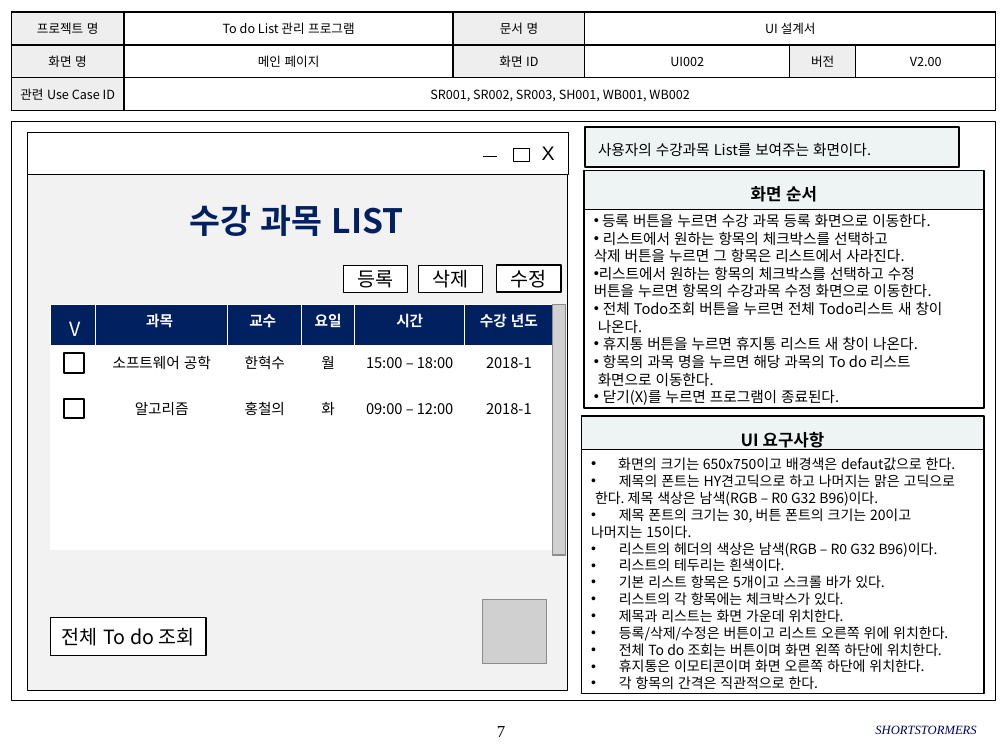
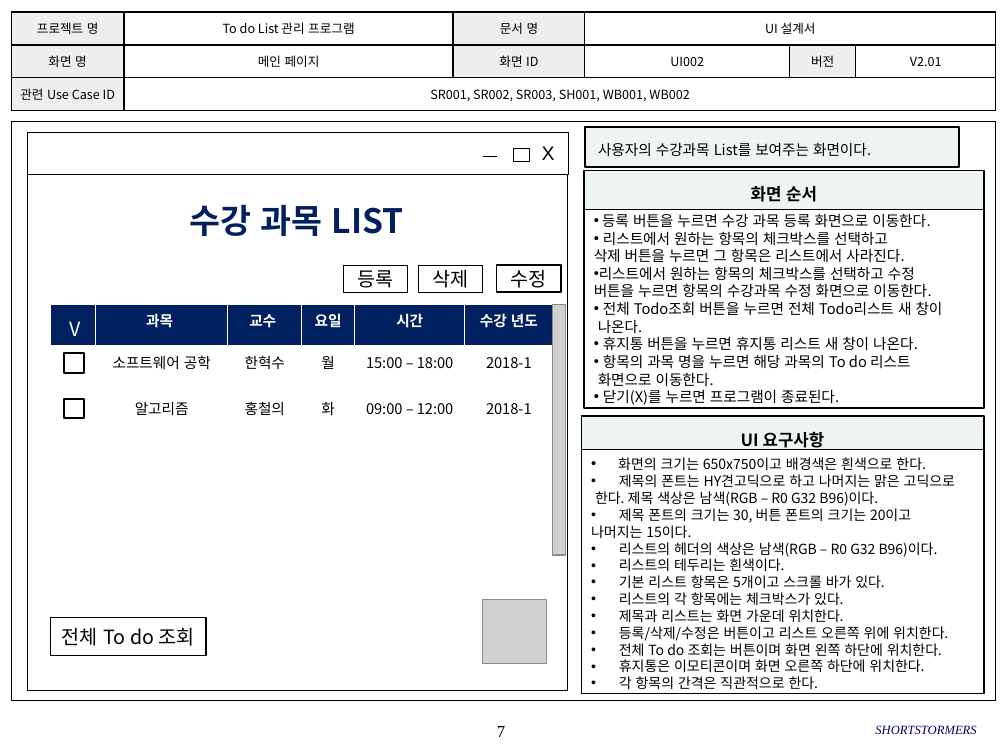
Before and after one commit to SMU-SE-Admin/18-1_7_SHORTSTORMERS_Doc, a slide deck: slide 7 of 03 설계/UI 설계서_7_SHORTSTORMERS.pptx. Drawn at 1008x756 pixels with LibreOffice and Linux fonts; fonts in the diff are those of the drawing; grey boxes stand for pictures; background and template pictures are left out. Boxes give left, top, right and bottom in pixels: in the first picture for what was removed or moved away, otherwise in the second. Text is boxed around its words. In the diff, an @@ line names an element or a change of style, - is before the commit and + after.

Commit message:
#1105 UI설계서 수정
특수문자 경고 알림 메시지 추가, 배경색 변경

```diff
--- a/03 설계/UI 설계서_7_SHORTSTORMERS.pptx
+++ b/03 설계/UI 설계서_7_SHORTSTORMERS.pptx
@@ table at (x1=11, y1=12, x2=995, y2=111) @@
-row 2, column 6: V2.00
+row 2, column 6: V2.01
@@ text in rectangle at (x1=618, y1=457, x2=925, y2=470): text changed @@
-• 화면의 크기는 650x750이고 배경색은 defaut값으로 한다.
+• 화면의 크기는 650x750이고 배경색은 흰색으로 한다.
```
Also in this commit, not shown: 24 other slides changed, 2 slides added.
